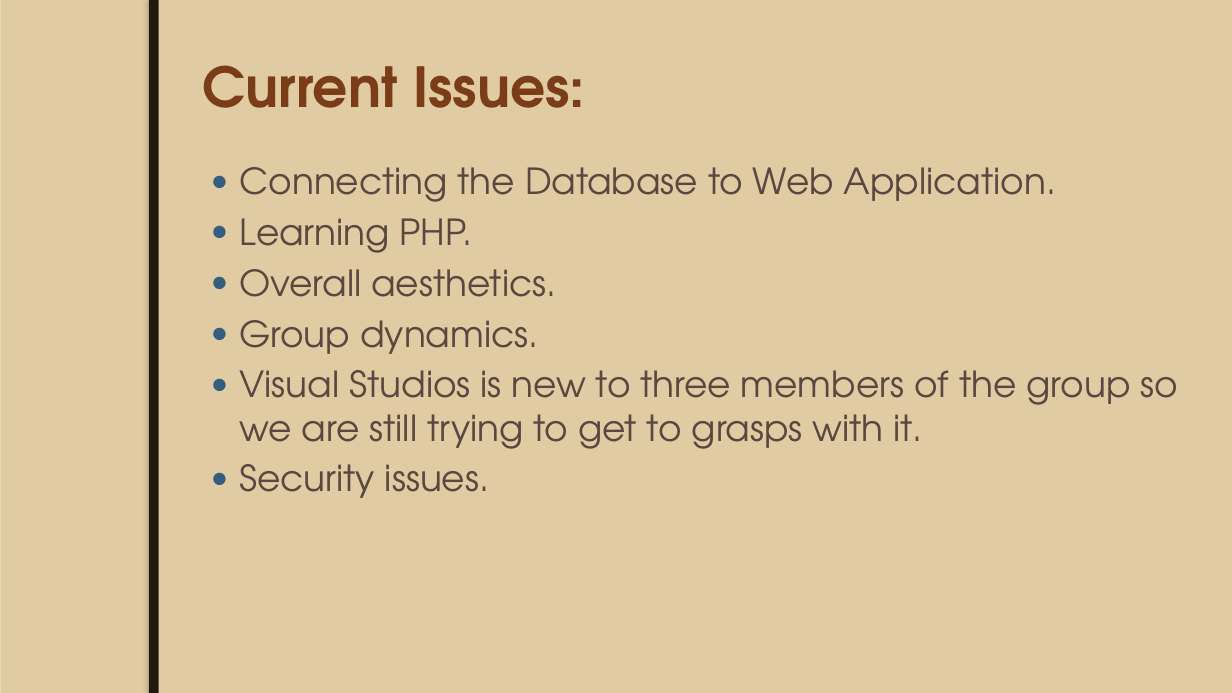
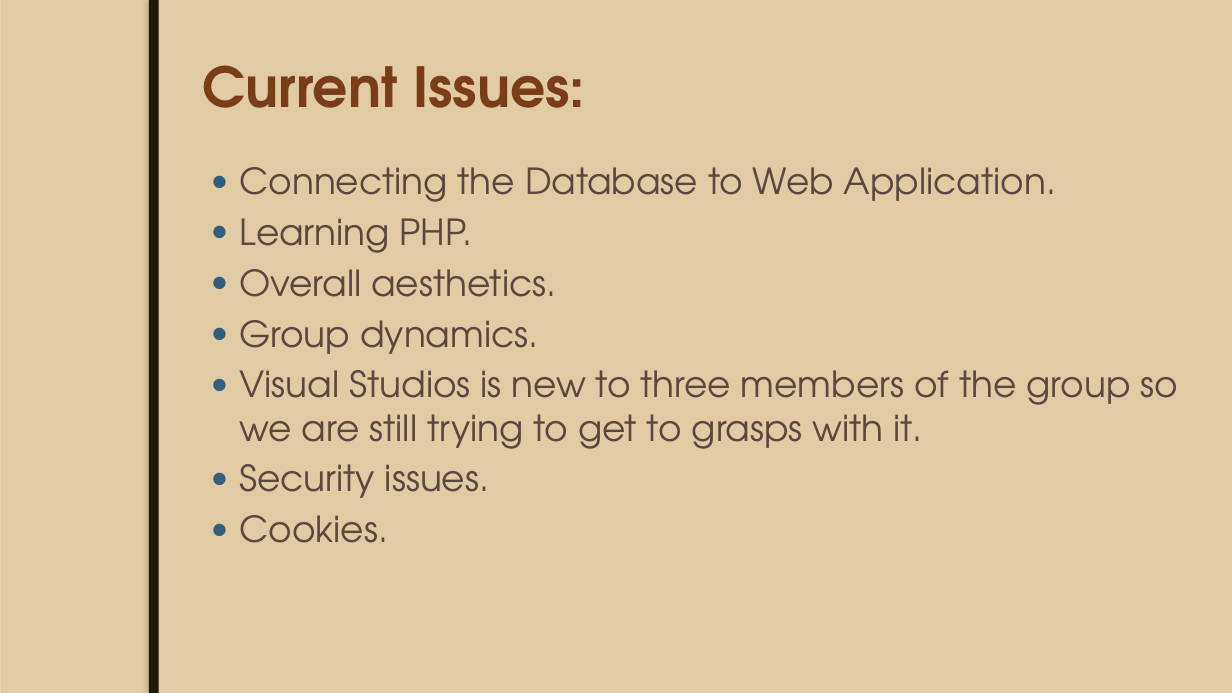
Before and after one commit to JoeyTatu/GoldenYears, a slide deck: slide 10 of Week 8 - Presentation slides/Mid-Term Project.pptx (slide 9 before the commit). Drawn at 1232x693 pixels with LibreOffice and Linux fonts; fonts in the diff are those of the drawing; background and template pictures are left out. Boxes give left, top, right and bottom in pixels: in the first picture for what was removed or moved away, otherwise in the second. Text is boxed around its words. In the diff, an @@ line names an element or a change of style, - is before the commit and + after.

```diff
--- a/Week 8 - Presentation slides/Mid-Term Project.pptx
+++ b/Week 8 - Presentation slides/Mid-Term Project.pptx
@@ text at (239,515,388,543): paragraph added @@
+● Cookies.
```
Also in this commit, not shown: 3 other slides changed, 3 slides added, 2 slides removed.
